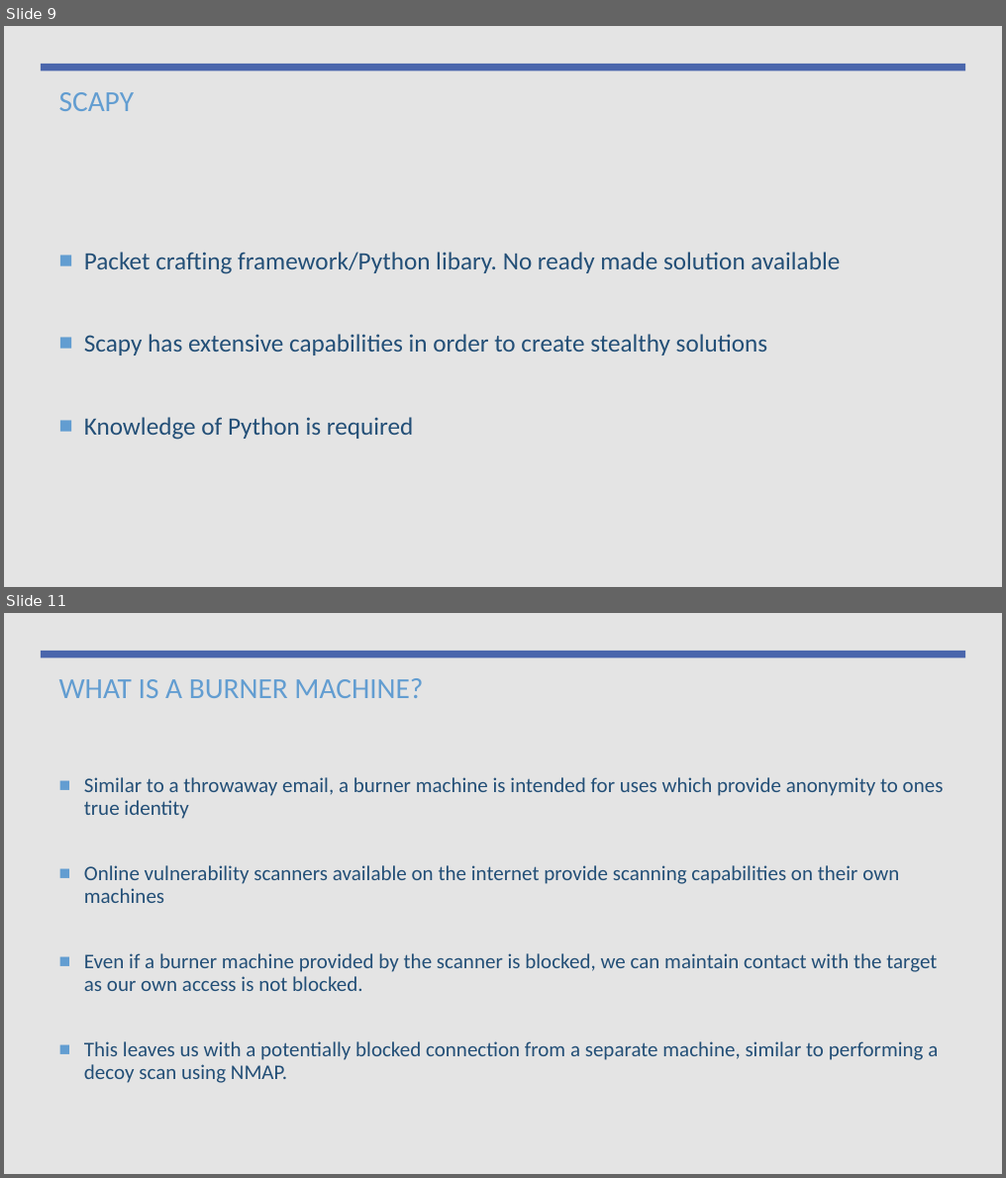
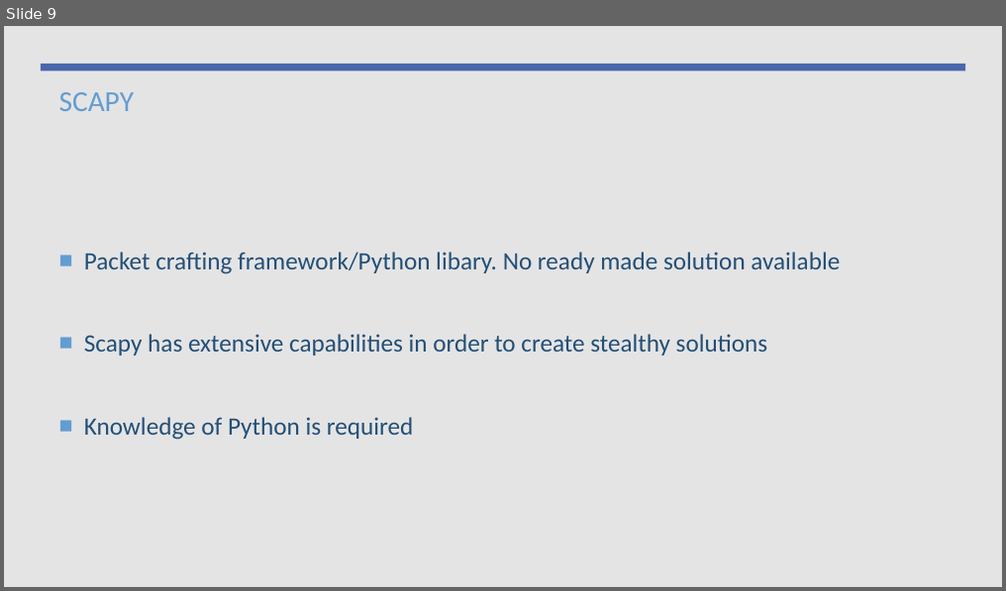
Before and after one commit to aqeebhussain122/hpc-offensive-security, a slide deck: Offensive Security Tactics for Linux Professionals - External Perimeter Testing.pptx. Shown one above the other, each under a label of ours: slides 9 and 11 before the commit, slide 9 after it; the slides between them are not shown. The pictures are 1006x1178 and 1006x591 pixels, drawn with LibreOffice and Linux fonts; fonts in the diff are those of the drawing. Boxes give left, top, right and bottom in pixels: in the first picture for what was removed or moved away, otherwise in the second. Text is boxed around its words. In the diff, an @@ line names an element or a change of style, - is before the commit and + after.

```diff
--- a/Offensive Security Tactics for Linux Professionals - External Perimeter Testing.pptx
+++ b/Offensive Security Tactics for Linux Professionals - External Perimeter Testing.pptx
@@ slide 11 removed at (4,613,1002,1174), background #ACCBF9 @@
@@ rectangle removed at (4,613,1002,1174) @@
@@ rectangle removed at (41,651,966,658) @@
@@ title removed at (59,678,423,698) @@
-WHAT IS A BURNER MACHINE?
@@ text removed at (84,777,944,1083) @@
-■ Similar to a throwaway email, a burner machine is intended for uses which provide anonymity to ones true identity
-■ Online vulnerability scanners available on the internet provide scanning capabilities on their own machines
-■ Even if a burner machine provided by the scanner is blocked, we can maintain contact with the target as our own access is not blocked.
-■ This leaves us with a potentially blocked connection from a separate machine, similar to performing a decoy scan using NMAP.
```
Also in this commit, not shown: 8 slides added, 6 other slides removed, 9 other files.
